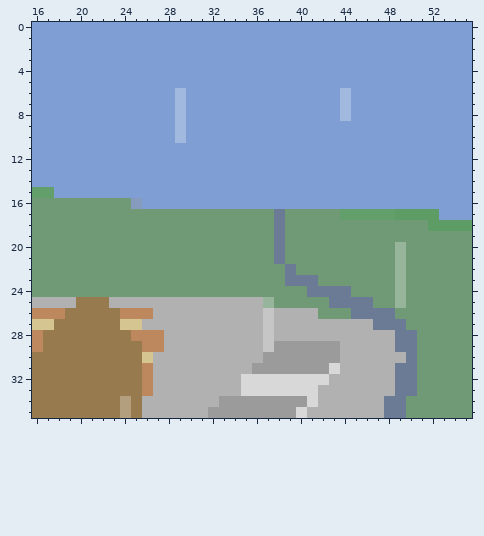
Two versions of one pixel-art file, UI/calendar/rainy.aseprite. This is how it looked before the edit.
64x64 pixels, 1 frame. Colours within 5 levels of each other are drawn and written as one. Shown: x 16..55, y 0..35.
After:
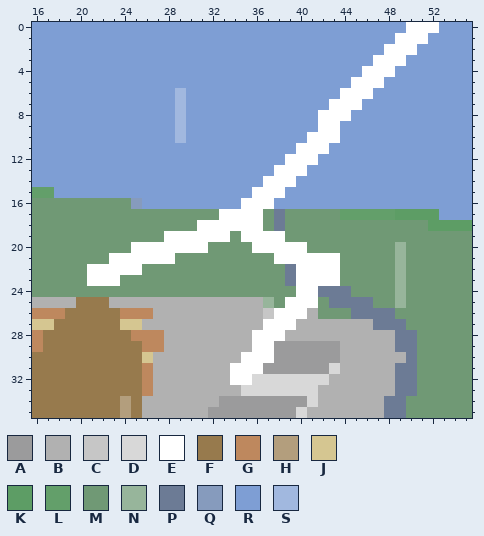
Palette (. is transparent): A #9b9b9c  B #b1b1b1  C #c6c6c6  D #d8d8d8  E #ffffff  F #977a4d  G #be885e  H #b39e7d  J #d5c691  K #5d9d65  L #639f6a  M #709975  N #97b59b  P #6c7b95  Q #869bbd  R #7e9ed4  S #a1b8df
Diff:
layer "Layer 1" added
Layer "Layer 1":
The edit turns colour A into colour E in row 30 at x 37; in row 31 at x 36.
The edit turns colour B into colour E in row 26 at x 38 to 40; in row 27 at x 38 to 39; in row 28 at x 36 and 38; in row 29 at x 36; in row 30 at x 35 to 36; in row 31 at x 34 to 35.
The edit turns colour B into colour E in row 32 at x 34.
The edit turns colour C into colour E in rows 27 to 29 at x 37.
The edit turns colour D into colour E in row 32 at x 35.
The edit turns colour M into colour E in row 17 at x 33 to 36; in row 18 at x 31 to 36; in row 19 at x 28 to 33 and 35 to 37; in row 20 at x 25 to 31, 36 to 37 and 39 to 40; in row 21 at x 23 to 28 and 39 to 43; in row 22 at x 21 to 25 and 40 to 43.
The edit turns colour M into colour E in row 23 at x 21 to 23 and 42 to 43; in row 24 at x 40; in row 25 at x 39 to 41.
The edit turns colour P into colour E in rows 19 to 21 at x 38; in row 23 at x 40 to 41; in row 24 at x 41.
The edit turns colour R into colour E in row 0 at x 50 to 52; in row 1 at x 49 to 51; in row 2 at x 48 to 50; in row 3 at x 47 to 49; in row 4 at x 46 to 48; in row 5 at x 45 to 47.
The edit turns colour R into colour E in row 6 at x 45 to 46; in row 7 at x 43 and 45; in rows 8 to 9 at x 42 to 43; in row 10 at x 41 to 43; in row 11 at x 40 to 42; in row 12 at x 39 to 41.
The edit turns colour R into colour E in row 13 at x 38 to 40; in row 14 at x 37 to 39; in row 15 at x 36 to 38; in row 16 at x 35 to 37.
The edit turns colour S into colour E in rows 6 to 8 at x 44.
Boxes around the changes in both pictures, in picture pixels (x1, y1, x2, y2):
changed: (87, 22, 439, 385)
